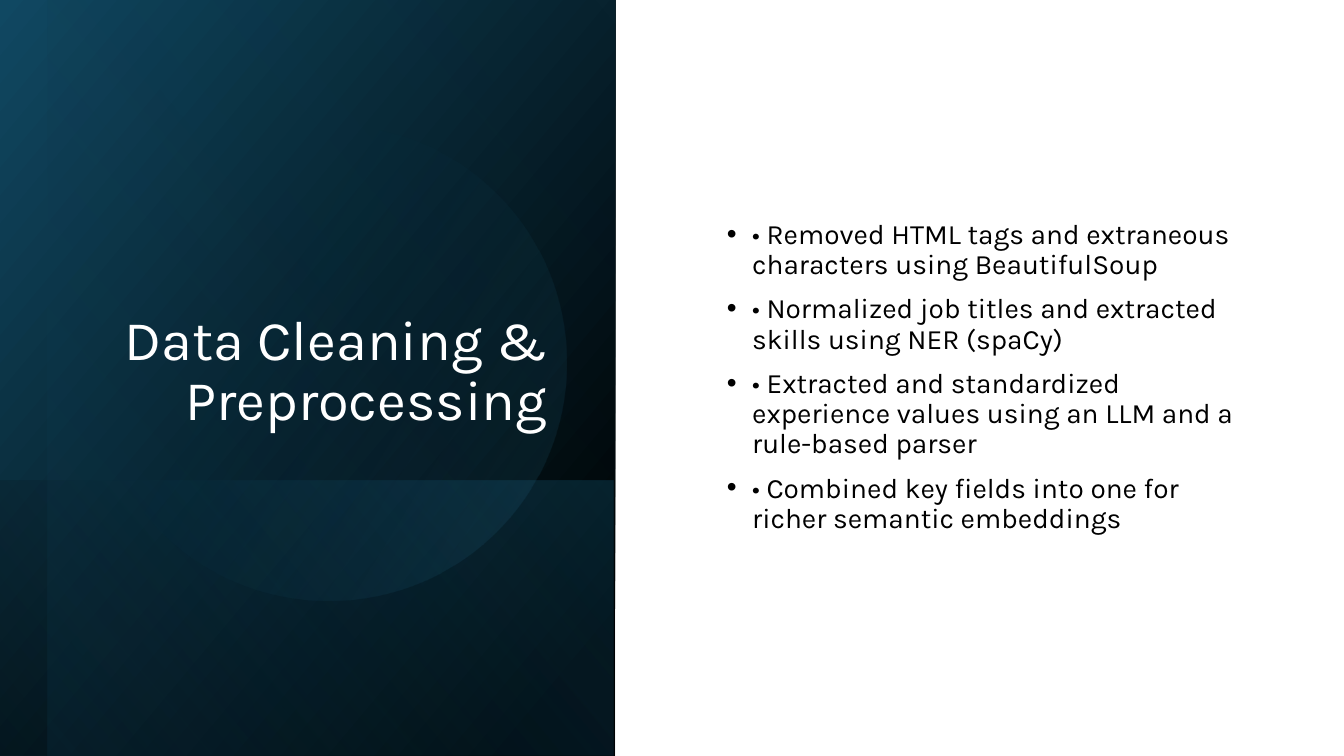
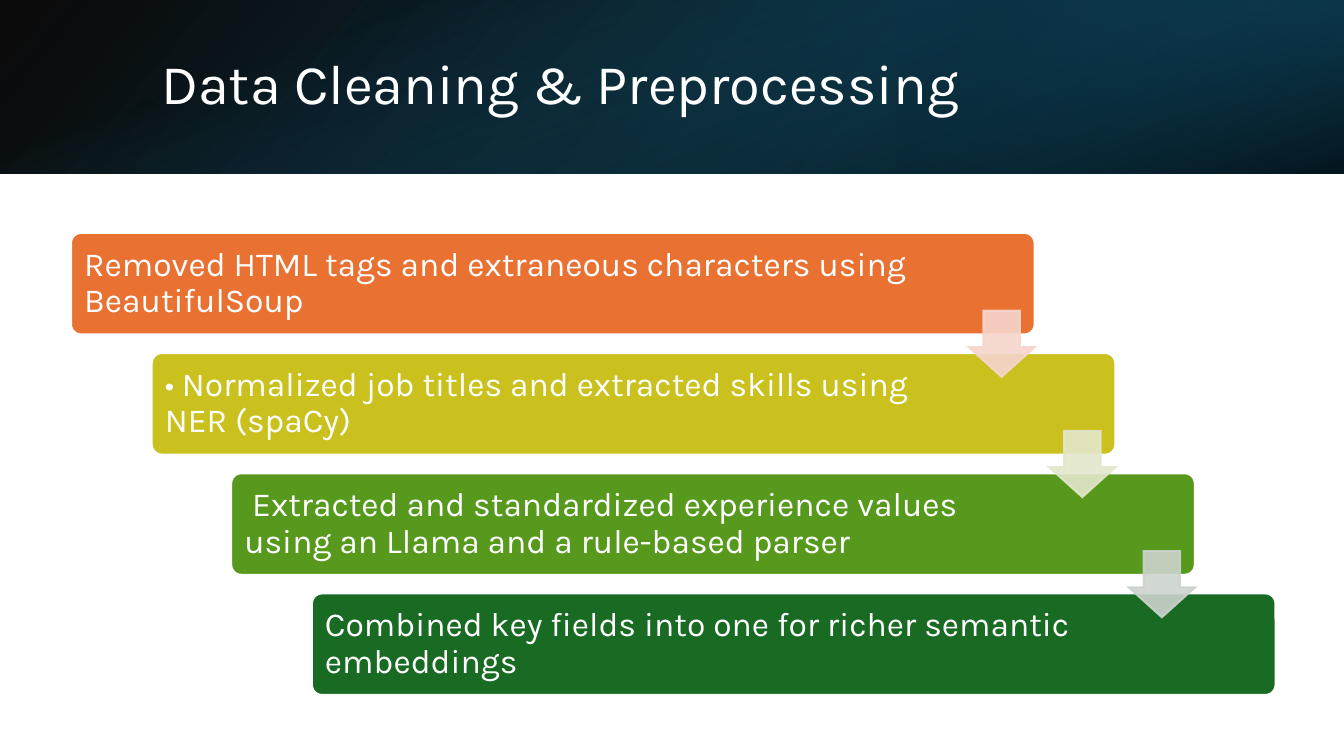
Before and after one commit to ShouravRakshit/JobHunter, a slide deck: slide 6 of JobHunter/JobHunter_Presentation.pptx. Drawn at 1344x756 pixels with LibreOffice and Linux fonts; fonts in the diff are those of the drawing. Boxes give left, top, right and bottom in pixels: in the first picture for what was removed or moved away, otherwise in the second. Text is boxed around its words. In the diff, an @@ line names an element or a change of style, - is before the commit and + after.

```diff
--- a/JobHunter/JobHunter_Presentation.pptx
+++ b/JobHunter/JobHunter_Presentation.pptx
@@ rectangle removed at box(0, 0, 615, 756) @@
@@ rectangle added at box(0, 0, 1344, 173), fill gradient #000000 to #104862 @@
@@ rectangle added at box(0, 1, 1343, 174), fill gradient #156082 to #000000 @@
@@ rectangle removed at box(48, 0, 616, 756) @@
@@ rectangle added at box(896, 0, 1344, 173), fill gradient #0B3041 to #156082 @@
@@ title "Data Cleaning & Preprocessing": place and size @@
-title "Data Cleaning & Preprocessing" at box(125, 321, 548, 434)
+title "Data Cleaning & Preprocessing" at box(161, 65, 959, 118)
@@ title "Data Cleaning & Preprocessing" at box(161, 65, 959, 118): alignment right to left; vertical alignment bottom to middle @@
@@ ellipse removed at box(48, 81, 610, 643) @@
@@ text removed at box(752, 225, 1232, 535) @@
-• • Removed HTML tags and extraneous characters using BeautifulSoup
-• • Normalized job titles and extracted skills using NER (spaCy)
-• • Extracted and standardized experience values using an LLM and a rule-based parser
-• • Combined key fields into one for richer semantic embeddings
@@ rectangle removed at box(0, 480, 614, 756) @@
@@ group added at box(71, 233, 1275, 696): 4 rounded rectangles, 4 texts, 3 down arrows @@
+Removed HTML tags and extraneous characters using BeautifulSoup
+• Normalized job titles and extracted skills using NER (spaCy)
+Extracted and standardized experience values using an Llama and a rule-based parser
+Combined key fields into one for richer semantic embeddings
```
Also in this commit, not shown: 8 other slides changed, 2 slides added, 1 slide removed.
